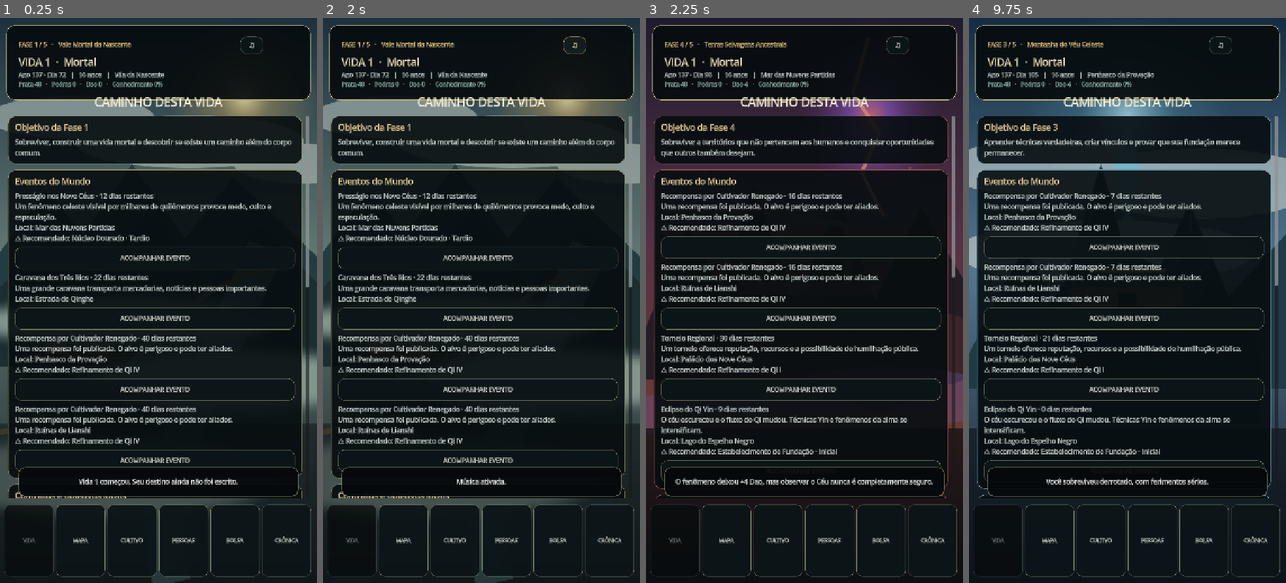
Above: before the commit, frames 1-4 (left to right).
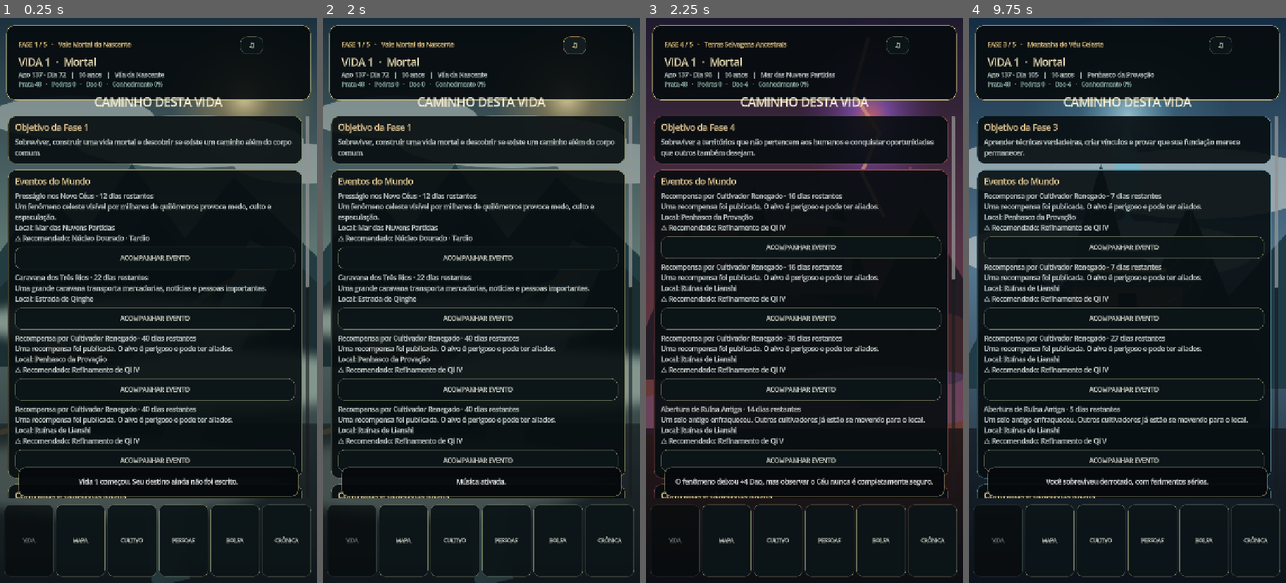
Above: after the commit, the same moments.

Repository: kanintsu/Nove-ceus
Game: Godot game, scene res://main.tscn
Two runs of this game, one before a commit and one after it. Both use one fixed random seed, a clock stepped at 60 frames per second and the inputs below.
Inputs:
- Up to frame 1 (0.25 s): no input
- Up to frame 2 (2 s): click "♫" at 0.5 s; click "×" at 1.25 s
- Up to frame 3 (2.25 s): click "ACOMPANHAR EVENTO" at 2 s
- Up to frame 4 (9.75 s): click "ACOMPANHAR EVENTO" at 2.75 s; click "ACOMPANHAR EVENTO" at 3.5 s; click "ACOMPANHAR EVENTO" at 4.25 s; click "ACOMPANHAR EVENTO" at 5 s; click "MAPA" at 5.75 s; click "CULTIVO" at 6.5 s; click "PESSOAS" at 7.25 s; click "BOLSA" at 8 s; click "CRÔNICA" at 8.75 s; click "ATACAR" at 9.5 s

Frames 1-2 are identical in both runs. In frame 3, 3.3% of the frame differs, in the area x 2-98%, y 45-85%; in frame 4, 3.3%.

Commit message:
gameplay: connect sect missions events and open progression consequences

Diff:
--- a/scripts/mobile/mobile_game.gd
+++ b/scripts/mobile/mobile_game.gd
@@ -917,6 +917,9 @@
 	if quality >= 8:
 		world_state.record_world_event("a Vida %d concluiu uma exploração arriscada em %s." % [world_state.incarnation_index,String(_location()["name"])])
 	_record_contract_action("explore")
+	if not pending_world_event_uid.is_empty():
+		WorldEventSystemScript.resolve(world_state.active_dynamic_events,pending_world_event_uid)
+		pending_world_event_uid = ""
 	active_journey.clear()
 	_close_overlay()
 	_show_toast("Expedição concluída. Qualidade %d · +%d prata." % [quality,reward_silver])
@@ -1023,13 +1026,7 @@
 	_show_toast("Dois dias de descanso recuperaram pequenas lesões.")
 
 func _sect_business() -> void:
-	_advance_days(7)
-	if life_over:return
-	if int(world_state.current_life.get("realm_index",0)) < 1:
-		_show_toast("A seita não considera um mortal sem Qi como discípulo de cultivo.")
-		return
-	world_state.current_life["sect_reputation"] = int(world_state.current_life.get("sect_reputation",0))+rng.randi_range(1,3)
-	_show_toast("Você cumpriu deveres da seita e ganhou reputação.")
+	_show_screen("sect")
 
 func _trial() -> void:
 	_advance_days(5)
@@ -1090,6 +1087,7 @@
 	if rng.randf() < chance:
 		_add_item({"name":"Herança incompleta de um cultivador morto","qty":1,"kind":"Manual","rarity":"Lendário","desc":"Pode conter conhecimento, mentira ou uma intenção deixada para o próximo corpo."})
 		world_state.current_life["dao_insight"] = float(world_state.current_life.get("dao_insight",0.0))+6.0
+		_record_contract_action("inheritance")
 		_show_event("HERANÇA ENCONTRADA","Algo que esperou décadas ou séculos finalmente respondeu à sua presença.",[["ACEITAR",Callable(self,"_close_overlay")]])
 		audio.play_sfx("rare")
 	else:
@@ -1104,6 +1102,7 @@
 		audio.play_sfx("danger")
 	else:
 		world_state.current_life["worldly_knowledge"] = minf(float(world_state.current_life.get("worldly_knowledge",0.0))+4.0,100.0)
+		_record_contract_action("formations")
 		_show_toast("Você compreendeu parte da lógica da formação.")
 
 func _observe() -> void:
@@ -1178,6 +1177,7 @@
 	var chance := clampf(0.34 + integrity*0.32 + float(world_state.current_life.get("dao_insight",0.0))/180.0,0.20,0.82)
 	if rng.randf() < chance:
 		world_state.current_life["dao_insight"] = float(world_state.current_life.get("dao_insight",0.0))+12.0
+		_record_contract_action("tribulation")
 		_show_event("TRIBULAÇÃO SUPORTADA","O céu não o reconheceu como vencedor; apenas falhou em destruí-lo.",[["PERMANECER DE PÉ",Callable(self,"_close_overlay")]])
 		audio.play_sfx("breakthrough")
 	else:
@@ -1609,6 +1609,10 @@
 	for title in completed:
 		_show_toast("Contrato concluído: %s. Recompensa disponível na tela Vida." % title)
 		audio.play_sfx("rare")
+	var sect_completed: Array[String] = SectMissionSystemScript.record_action(world_state.current_life,action)
+	for title in sect_completed:
+		_show_toast("Missão da seita concluída: %s. Volte ao quadro para receber mérito." % title)
+		audio.play_sfx("rare")
 
 func _person_action(person:Dictionary,action:String) -> void:
 	if not bool(person.get("alive",true)):
@@ -1724,6 +1728,9 @@
 				_record_contract_action("hunt")
 			_show_toast("Vitória: +%d prata e %s." % [silver,String(enemy.get("loot","recurso"))])
 		audio.play_sfx("breakthrough")
+		if context == "world_event" and not pending_world_event_uid.is_empty():
+			WorldEventSystemScript.resolve(world_state.active_dynamic_events,pending_world_event_uid)
+			pending_world_event_uid = ""
 	active_battle.clear()
 	if context == "journey":
 		_journey_continue()
@@ -1781,6 +1788,8 @@
 		var events: Array[String] = NotablePersonSystemScript.advance_people(world_state.notable_people,years_passed,world_state.rng,world_state.world_year)
 		for e in events:
 			world_state.record_world_event(e)
+	WorldEventSystemScript.ensure_events(world_state.active_dynamic_events,world_state.world_year,world_state.world_day,rng)
+	SectMissionSystemScript.refresh_board(world_state.current_life,world_state.world_year,world_state.world_day,rng)
 	_check_natural_death()
 	_update_header()
 
@@ -1825,6 +1834,7 @@
 	if life_over:return
 	current_location = target
 	selected_map_phase = int(GameContentScript.LOCATIONS[target]["phase"])
+	_record_contract_action("travel")
 	_update_phase_presentation()
 	audio.play_sfx("travel")
 	_show_toast("Você chegou a %s após %d dias." % [String(_location()["name"]),days])
@@ -1842,9 +1852,8 @@
 func _current_phase() -> int:
 	return int(_location()["phase"])
 
-func _is_phase_unlocked(phase:int) -> bool:
-	var realm := int(world_state.current_life.get("realm_index",0))
-	return realm >= int(GameContentScript.phase(phase)["required_realm"])
+func _is_phase_unlocked(_phase:int) -> bool:
+	return true
 
 func _qi_density_label(value:float) -> String:
 	if value < 0.5:return "quase inexistente"
